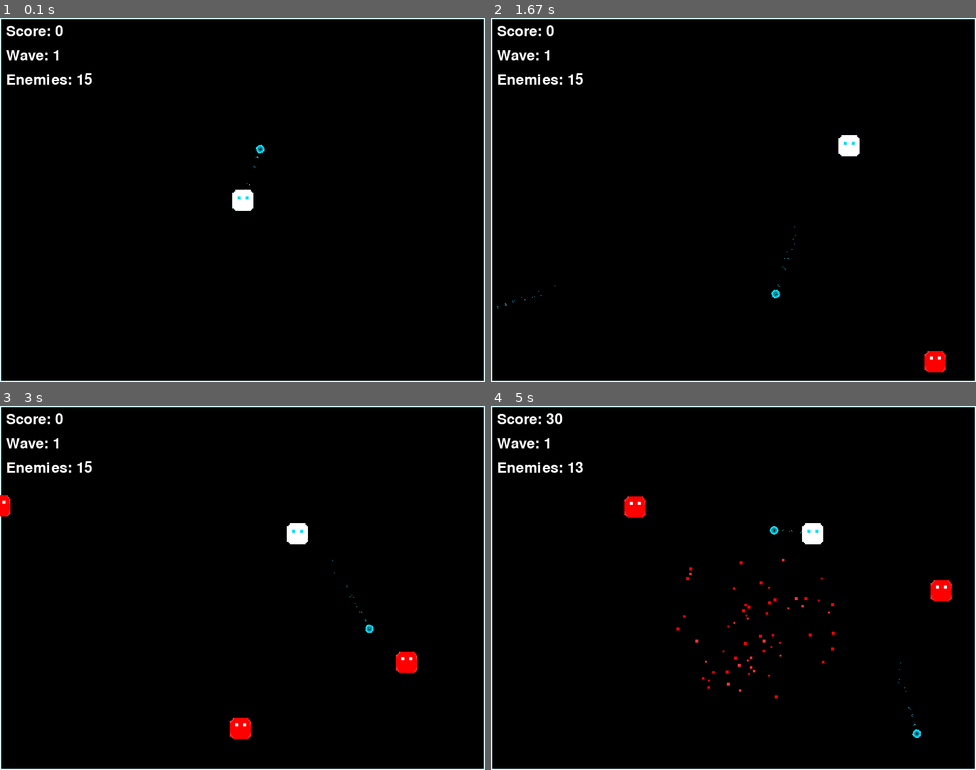
Above: before the commit, frames 1-4 (two rows, left to right).
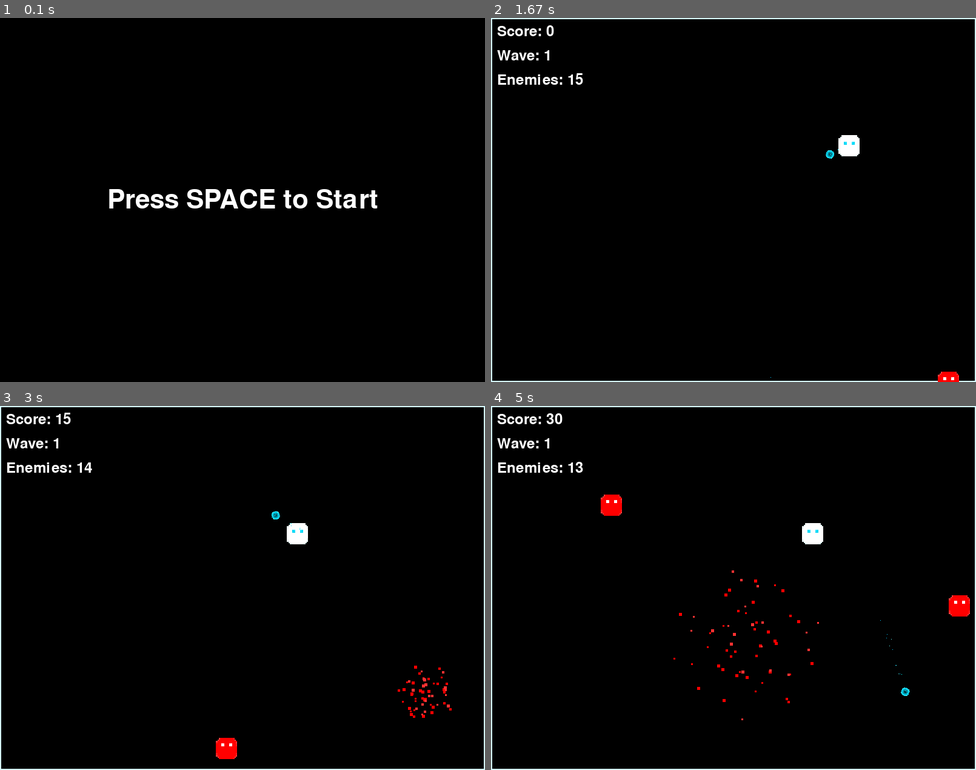
Above: after the commit, the same moments.

Repository: mjsamaha/pygame-final-five-shooter
Game: pygame game, started from src/main.py
Two runs of this game, one before a commit and one after it. Both use one fixed random seed, a clock stepped at 60 frames per second and the inputs below.
Inputs (mouse positions are in pixels of both pictures, inside the frame that each line leads up to):
- Up to frame 1 (0.1 s): no input
- Up to frame 2 (1.67 s): tap Space at 0.33, 0.73, 1.03, 1.23, 1.57 s; hold D 0.67-1.13 s; move the mouse to (733, 221) at 0.7 s; hold W 1.17-1.47 s; move the mouse to (782, 280) at 1.2 s; hold D from 1.5 s (still down); move the mouse to (583, 287) at 1.53 s
- Up to frame 3 (3 s): tap Space at 1.87, 2.07, 2.37, 2.97 s; release D at 1.97 s; hold A 2-2.53 s; move the mouse to (421, 715) at 2.03 s; hold A from 2.9 s (still down); move the mouse to (126, 515) at 2.93 s
- Up to frame 4 (5 s): tap Space at 3.27, 3.4, 3.8, 4.1, 4.47, 4.87 s; release A at 3.3 s; hold W 3.33-3.7 s; move the mouse to (709, 682) at 3.37 s; hold D 3.73-4.37 s; move the mouse to (733, 631) at 3.77 s; hold S 4.4-4.77 s; move the mouse to (917, 726) at 4.43 s; hold A from 4.8 s (still down); move the mouse to (665, 511) at 4.83 s

The runs differ from the first frame. In frame 1, 3.2% of the frame differs, in the area x 0-100%, y 0-100%; in frame 2, 0.4%; in frame 3, 1.2%; in frame 4, 1.5%.

Commit message:
added simple menu UI

Diff:
--- a/src/game.py
+++ b/src/game.py
@@ -13,6 +13,7 @@
 from src.score_manager import ScoreManager
 from src.background import Background
 from src.ui.game_over_screen import GameOverScreen
+from ui.main_menu_screen import MenuScreen
 from ui.upgrade_screen import UpgradeScreen
 from upgrade_manager import UpgradeManager
 from src.particles import ParticleSystem
@@ -57,21 +58,29 @@
         self.upgrade_screen = UpgradeScreen()
         self.current_upgrade_options = None
 
+
+
         self.particle_system = ParticleSystem()
         self.enemy_manager.particle_system = self.particle_system
 
+        self.menu_screen = MenuScreen()
+        self.state = GameState.MENU
+
         self.game_over_screen = GameOverScreen()
         self.reset_game()
 
     def reset_game(self):
-        self.state = GameState.PLAYING
+        self.state = GameState.MENU
         self.player = Player(WINDOW_W // 2 - PLAYER_SIZE // 2, WINDOW_H // 2 - PLAYER_SIZE // 2)
         self.enemy_manager = EnemyManager()
-        self.enemy_manager.particle_system = self.particle_system  # Add this line
+        self.enemy_manager.particle_system = self.particle_system
         self.score_manager.reset()
         self.upgrade_manager = UpgradeManager()
         self.current_upgrade_options = None
-        AssetLoader.play_music(volume=1.5)
+        # Play menu music
+        AssetLoader.stop_music()
+        AssetLoader.play_music(volume=1.0)
+
 
     def handle_events(self):
             for event in pygame.event.get():
@@ -80,6 +89,12 @@
                 if event.type == pygame.KEYDOWN:
                     if event.key == pygame.K_ESCAPE:
                         self.running = False
+                    elif event.key == pygame.K_SPACE and self.state == GameState.MENU:
+                        self.state = GameState.PLAYING
+                        # Stop menu music and start game music
+                        AssetLoader.stop_music()
+                        AssetLoader.load_music('neon_hyperdrive.mp3')
+                        AssetLoader.play_music(volume=1.0)
                 if event.type == pygame.MOUSEBUTTONDOWN:
                     if event.button == 1:
                         if self.state == GameState.UPGRADE:
@@ -174,47 +189,51 @@
 
     def draw(self):
         self.screen.fill(BLACK)
-        self.background.draw(self.screen)
-
-        if self.state == GameState.PLAYING or self.state == GameState.UPGRADE:
-            # Draw game elements
-            self.player.draw(self.screen)
-            self.enemy_manager.draw(self.screen)
-            for laser in self.player.lasers:
-                laser.draw(self.screen)
-
-            # Draw HUD
-            enemies_remaining = (self.enemy_manager.enemies_per_wave -
-                                 self.enemy_manager.enemies_spawned +
-                                 len(self.enemy_manager.enemies))
-            self.hud.draw(
-                self.screen,
-                self.score_manager.score,
-                self.enemy_manager.wave_number,
-                enemies_remaining
-            )
-
-            # Draw upgrade screen if in upgrade state
-            if self.state == GameState.UPGRADE:
-                self.upgrade_screen.draw(self.screen, self.current_upgrade_options)
-
-        elif self.state == GameState.GAME_OVER:
-            self.game_over_screen.draw(
-                self.screen,
-                self.score_manager.score,
-                self.score_manager.high_score
-            )
-
-        self.particle_system.draw(self.screen)
+
+        if self.state == GameState.MENU:
+            self.menu_screen.draw(self.screen)
+        else:
+            self.background.draw(self.screen)
+
+            if self.state == GameState.PLAYING or self.state == GameState.UPGRADE:
+                # Draw game elements
+                self.player.draw(self.screen)
+                self.enemy_manager.draw(self.screen)
+                for laser in self.player.lasers:
+                    laser.draw(self.screen)
+
+                # Draw HUD
+                enemies_remaining = (self.enemy_manager.enemies_per_wave -
+                                     self.enemy_manager.enemies_spawned +
+                                     len(self.enemy_manager.enemies))
+                self.hud.draw(
+                    self.screen,
+                    self.score_manager.score,
+                    self.enemy_manager.wave_number,
+                    enemies_remaining
+                )
+
+                # Draw upgrade screen if in upgrade state
+                if self.state == GameState.UPGRADE:
+                    self.upgrade_screen.draw(self.screen, self.current_upgrade_options)
+
+            elif self.state == GameState.GAME_OVER:
+                self.game_over_screen.draw(
+                    self.screen,
+                    self.score_manager.score,
+                    self.score_manager.high_score
+                )
+
+            self.particle_system.draw(self.screen)
 
         pygame.display.flip()
 
     def run(self):
-        while self.running:
-            self.handle_events()
-            self.update()
-            self.draw()
-            self.clock.tick(FPS)
-
-        AssetLoader.stop_music()
-        pygame.quit()
+            while self.running:
+                self.handle_events()
+                self.update()
+                self.draw()
+                self.clock.tick(FPS)
+
+            AssetLoader.stop_music()
+            pygame.quit()
--- a/src/settings.py
+++ b/src/settings.py
@@ -14,9 +14,9 @@
 PLAYER_SIZE = 35
 PLAYER_SPEED = 5
 PLAYER_COLOR = WHITE # used for debugging and proto
-AIM_SPEED = 0.5
+AIM_SPEED = 1.2
 
-FIRE_RATE = 20
+FIRE_RATE = 25
 
 # game
 MENU = "MENU"
--- /dev/null
+++ b/src/ui/main_menu_screen.py
@@ -0,0 +1,14 @@
+import pygame
+from settings import *
+from loader import AssetLoader
+
+class MenuScreen:
+    def __init__(self):
+        self.font = pygame.font.Font(None, 64)
+        self.text = self.font.render("Press SPACE to Start", True, WHITE)
+        self.text_rect = self.text.get_rect(center=(WINDOW_W // 2, WINDOW_H // 2))
+
+
+    def draw(self, screen):
+        screen.fill(BLACK)
+        screen.blit(self.text, self.text_rect)
